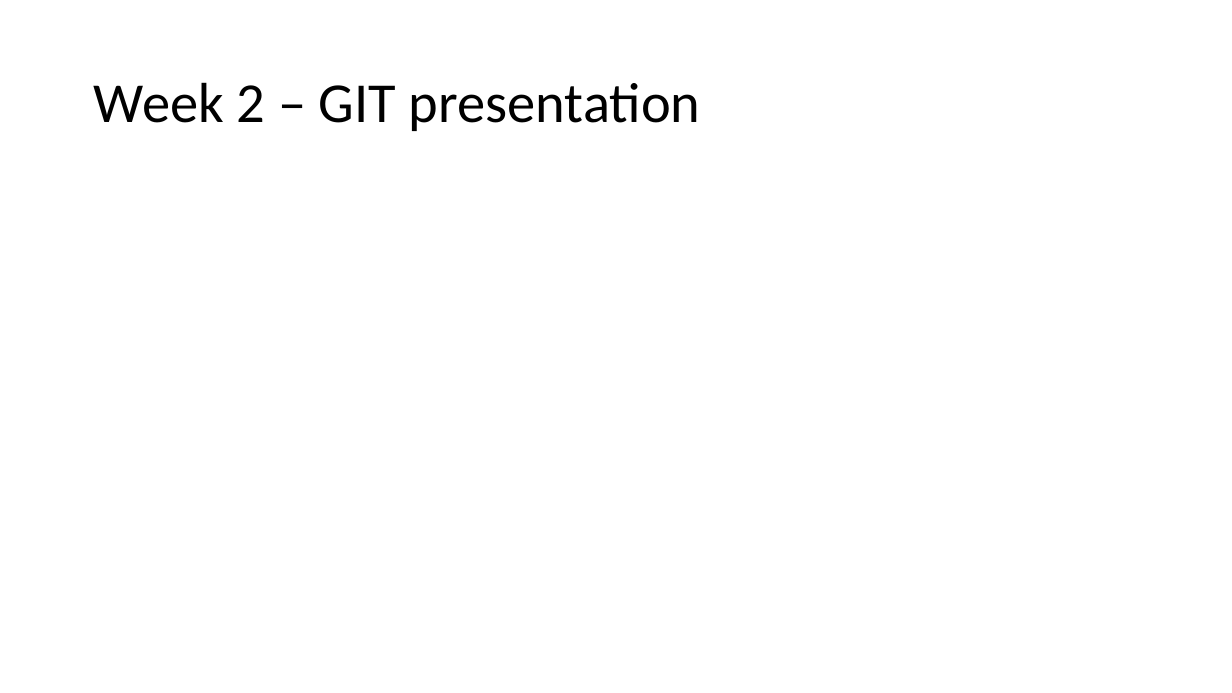
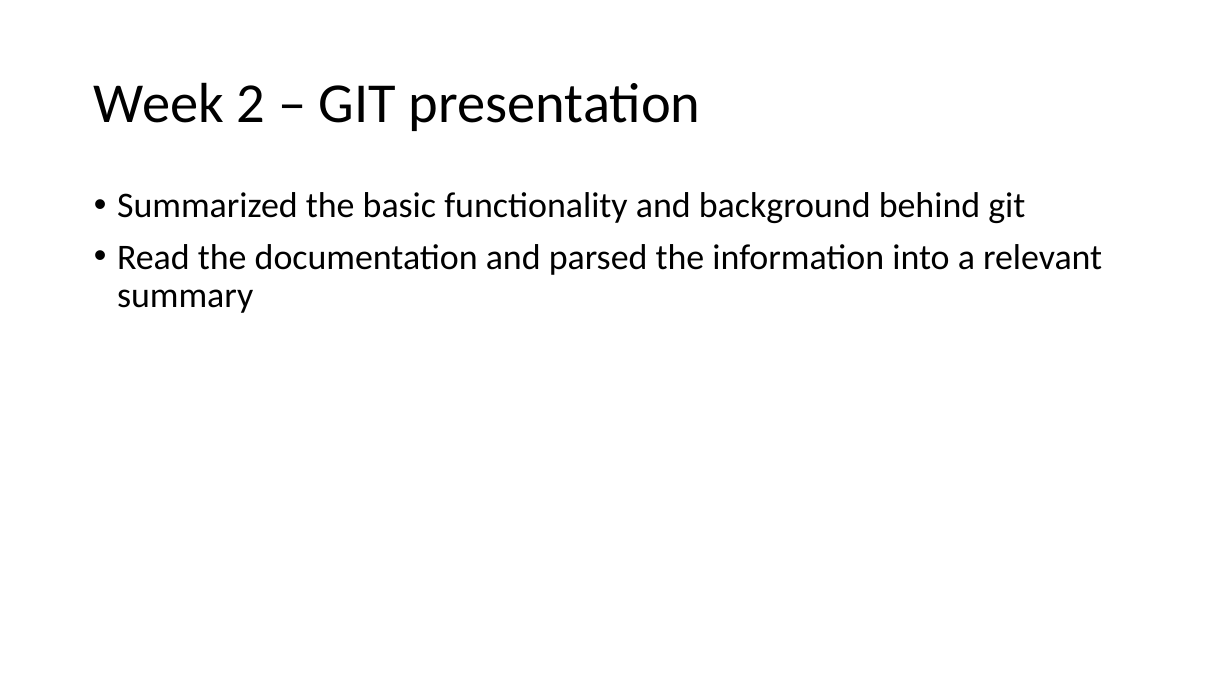
Before and after one commit to burwinliu-zz/my-jupyter-nb, a slide deck: slide 3 of Notes/summer2020/Summer_Summary.pptx. Drawn at 1232x693 pixels with LibreOffice and Linux fonts; fonts in the diff are those of the drawing. Boxes give left, top, right and bottom in pixels: in the first picture for what was removed or moved away, otherwise in the second. Text is boxed around its words. In the diff, an @@ line names an element or a change of style, - is before the commit and + after.

```diff
--- a/Notes/summer2020/Summer_Summary.pptx
+++ b/Notes/summer2020/Summer_Summary.pptx
@@ text added at [117, 192, 1102, 313], 28 pt, text #000000 @@
+• Summarized the basic functionality and background behind git
+• Read the documentation and parsed the information into a relevant summary
```
Also in this commit, not shown: 1 other slide changed, 4 other files.
